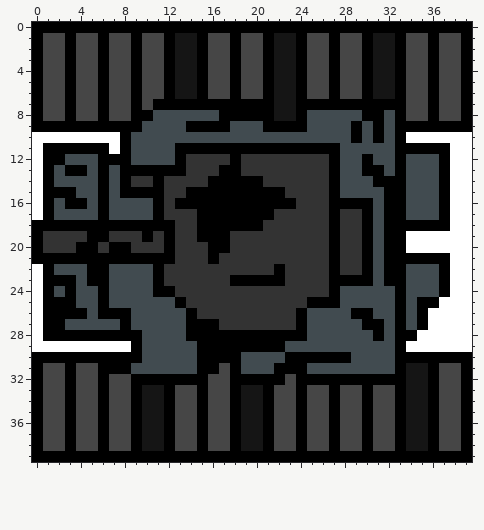
File history of a pixel-art sprite, images/tanks/enemy_left_dead.png. This is how it looked before the edit.
The file is 40x40 pixels.
Now the later version:
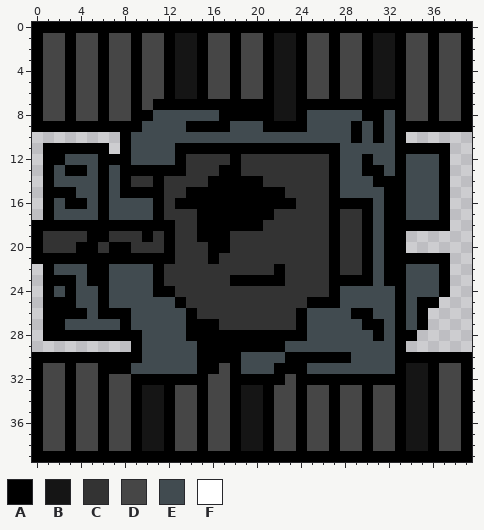
Palette (. is transparent): A #000000  B #151515  C #333333  D #464646  E #414b50  F #ffffff
Change:
y 10: x 0..7 FFFFFFFF -> ........; x 34..39 FFFFFF -> ......
y 11: x 0 F -> .; x 7 F -> .; x 38..39 FF -> ..
y 12..17: x 0 F -> .; x 38..39 FF -> ..
y 18: x 38..39 FF -> ..
y 19..20: x 34..39 FFFFFF -> ......
y 21: x 38..39 FF -> ..
y 22..24: x 0 F -> .; x 38..39 FF -> ..
y 25: x 0 F -> .; x 37..39 FFF -> ...
y 26..27: x 0 F -> .; x 36..39 FFFF -> ....
y 28: x 0 F -> .; x 35..39 FFFFF -> .....
y 29: x 0..8 FFFFFFFFF -> .........; x 34..39 FFFFFF -> ......
Pixel boxes of the changes (left, top, right, bottom) in both pictures:
erased: (32, 132, 120, 220)
erased: (406, 132, 472, 352)
erased: (32, 264, 131, 352)
